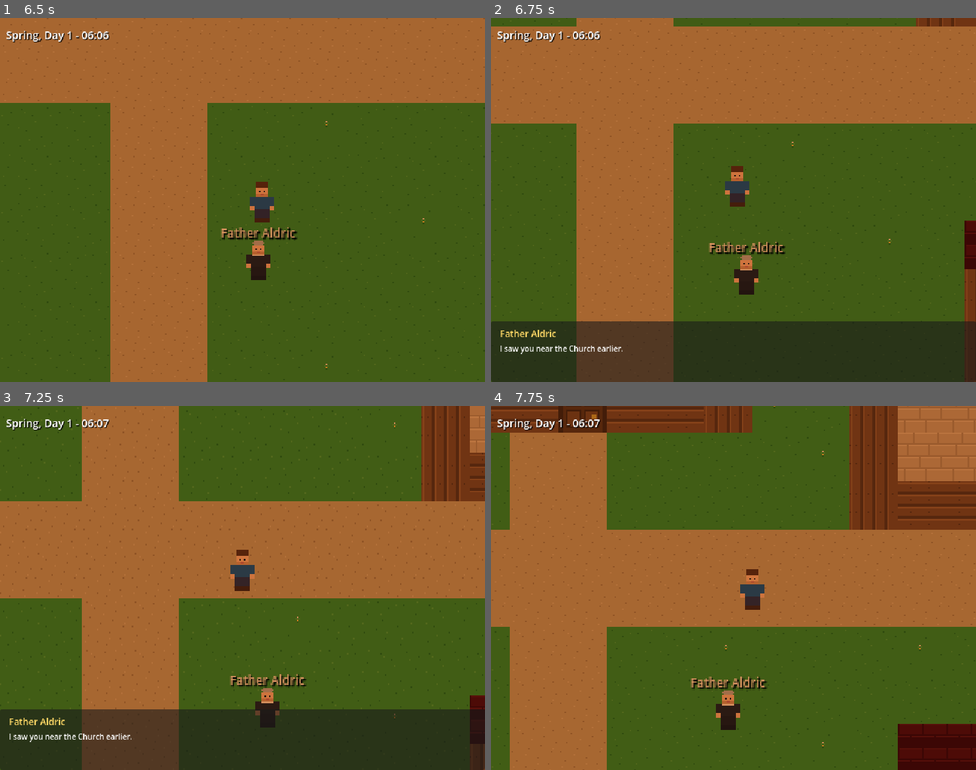
Above: before the commit, frames 1-4 (two rows, left to right).
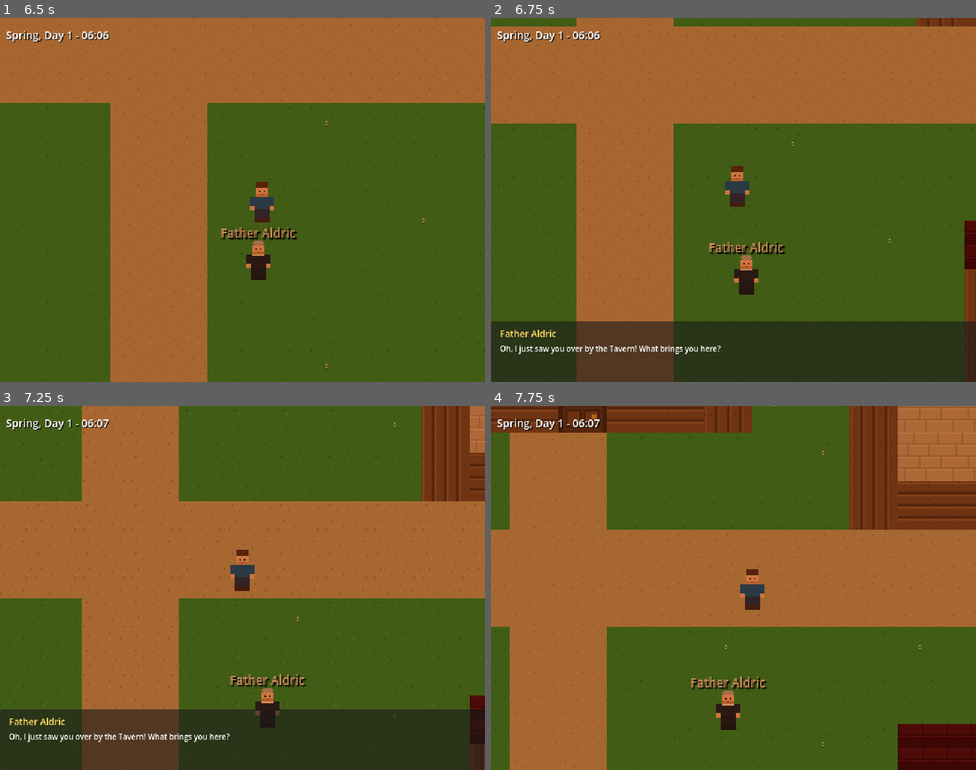
Above: after the commit, the same moments.

Repository: OmuNaman/detailed_game
Game: Godot game, scene res://scenes/world/town.tscn
The game is run twice, just before and just after one commit, with the same random seed, the same clock (stepped at 60 frames per second) and the same inputs.
Inputs:
- Up to frame 1 (6.5 s): tap Enter at 0.5 s; hold D (move_right) 0.53-1.28 s; hold E (interact) 0.53-1.28 s; hold S (move_down) 1.28-2.03 s; tap E (interact) every 1.5 s from 1.35 to 5.85 s; hold D (move_right) 2.03-2.78 s; hold E (interact) 2.03-2.78 s; hold W (move_up) 2.78-3.53 s; hold E (interact) 3.53-4.28 s; hold A (move_left) 3.53-5.03 s; tap F7 (quicksave, bound only after the commit) at 4.15 s; hold S (move_down) 5.03-5.78 s; hold E (interact) 5.03-5.78 s; hold D (move_right) from 5.78 s (still down)
- Up to frame 2 (6.75 s): release D (move_right) at 6.53 s; hold W (move_up) from 6.53 s (still down); hold E (interact) from 6.53 s (still down)
- Up to frame 3 (7.25 s): keep holding W (move_up); keep holding E (interact)
- Up to frame 4 (7.75 s): release W (move_up) at 7.28 s; release E (interact) at 7.28 s; hold D (move_right) from 7.28 s (still down); tap E (interact) at 7.35 s

Frame 1 is identical in both runs. In frame 2, 0.5% of the frame differs, in the area x 1-48%, y 89-93%; in frame 3, 0.5%; in frame 4, nothing differs.

Commit message:
feat: add Memory Stream system replacing flat observation array
Implements Stanford Generative Agents Pillar 1 — scored memory storage
and retrieval with recency + importance + relevance (cosine similarity).
Memories persist across sessions via user://npc_memories.json.

- MemoryStream class (RefCounted): 200-cap, smart eviction, serialize/deserialize
- EmbeddingClient autoload: Gemini gemini-embedding-001, request queue, offline fallback
- Dual location tracking: observer_location + observed_near fixes devlog 012 quirk
- Time-aware dialogue: NPCs reference how long ago they saw you
- Periodic perception scan every 30 game-min for already-overlapping bodies
- F5 quicksave, auto-save on quit, auto-load on start
- Debug overlay shows memory count + top 3 recent memories

Co-Authored-By: Claude Opus 4.6 <noreply@anthropic.com>

Diff:
--- a/project.godot
+++ b/project.godot
@@ -24,6 +24,7 @@
 
 EventBus="*res://scripts/core/event_bus.gd"
 GameClock="*res://scripts/core/game_clock.gd"
+EmbeddingClient="*res://scripts/llm/embedding_client.gd"
 
 [display]
 
@@ -65,6 +66,11 @@
 , Object(InputEventKey,"resource_local_to_scene":false,"resource_name":"","device":-1,"window_id":0,"alt_pressed":false …(186 unchanged characters)…
 ]
 }
+quicksave={
+"deadzone": 0.5,
+"events": [Object(InputEventKey,"resource_local_to_scene":false,"resource_name":"","device":-1,"window_id":0,"alt_pressed":false,"shift_pressed":false,"ctrl_pressed":false,"meta_pressed":false,"pressed":false,"keycode":0,"physical_keycode":4194338,"key_label":0,"unicode":0,"location":0,"echo":false,"script":null)
+]
+}
 
 [rendering]
 
--- /dev/null
+++ b/scripts/llm/embedding_client.gd
@@ -0,0 +1,120 @@
+extends Node
+## Calls Gemini gemini-embedding-001 to embed text into 768-dim vectors.
+## Falls back gracefully if API unavailable. Serializes requests via queue.
+
+const MODEL: String = "gemini-embedding-001"
+const API_URL: String = "https://generativelanguage.googleapis.com/v1beta/models/"
+const EMBEDDING_DIM: int = 768
+
+var _api_key: String = ""
+var _http: HTTPRequest
+var _pending_callbacks: Array[Callable] = []
+var _request_queue: Array[Dictionary] = []  # {text: String, callback: Callable}
+var _is_requesting: bool = false
+
+
+func _ready() -> void:
+	_load_api_key()
+	_http = HTTPRequest.new()
+	add_child(_http)
+	_http.request_completed.connect(_on_request_completed)
+
+
+func _load_api_key() -> void:
+	var file := FileAccess.open("user://.env", FileAccess.READ)
+	if file:
+		_api_key = file.get_line().strip_edges()
+		if _api_key != "":
+			print("[EmbeddingClient] API key loaded from user://.env")
+		else:
+			push_warning("EmbeddingClient: .env file is empty — embeddings disabled")
+	else:
+		push_warning("EmbeddingClient: No API key found at user://.env — embeddings disabled")
+
+
+func has_api_key() -> bool:
+	return _api_key != ""
+
+
+func embed_text(text: String, callback: Callable) -> void:
+	## Embeds text and calls callback(embedding: PackedFloat32Array).
+	## If no API key or request fails, callback receives empty PackedFloat32Array().
+	if _api_key == "":
+		callback.call(PackedFloat32Array())
+		return
+
+	# Queue the request
+	_request_queue.append({"text": text, "callback": callback})
+
+	# Process immediately if nothing in flight
+	if not _is_requesting:
+		_process_next_request()
+
+
+func _process_next_request() -> void:
+	if _request_queue.is_empty():
+		_is_requesting = false
+		return
+
+	_is_requesting = true
+	var item: Dictionary = _request_queue.pop_front()
+	var text: String = item["text"]
+	var callback: Callable = item["callback"]
+	_pending_callbacks.append(callback)
+
+	var url: String = API_URL + MODEL + ":embedContent?key=" + _api_key
+	var body: Dictionary = {
+		"model": "models/" + MODEL,
+		"content": {"parts": [{"text": text}]},
+		"outputDimensionality": EMBEDDING_DIM,
+	}
+	var json_body: String = JSON.stringify(body)
+	var headers: PackedStringArray = ["Content-Type: application/json"]
+	var err: Error = _http.request(url, headers, HTTPClient.METHOD_POST, json_body)
+	if err != OK:
+		push_warning("EmbeddingClient: HTTP request failed: %s" % error_string(err))
+		if not _pending_callbacks.is_empty():
+			var cb: Callable = _pending_callbacks.pop_back()
+			cb.call(PackedFloat32Array())
+		# Try next in queue
+		_process_next_request()
+
+
+func _on_request_completed(_result: int, code: int, _headers: PackedStringArray, body: PackedByteArray) -> void:
+	if _pending_callbacks.is_empty():
+		_process_next_request()
+		return
+
+	var cb: Callable = _pending_callbacks.pop_front()
+
+	if code != 200:
+		push_warning("EmbeddingClient: API returned %d" % code)
+		cb.call(PackedFloat32Array())
+		_process_next_request()
+		return
+
+	var json := JSON.new()
+	var parse_err: Error = json.parse(body.get_string_from_utf8())
+	if parse_err != OK:
+		push_warning("EmbeddingClient: Failed to parse response")
+		cb.call(PackedFloat32Array())
+		_process_next_request()
+		return
+
+	# Response format: {"embedding": {"values": [0.1, 0.2, ...]}}
+	var values: Array = json.data.get("embedding", {}).get("values", [])
+	if values.is_empty():
+		push_warning("EmbeddingClient: No embedding values in response")
+		cb.call(PackedFloat32Array())
+		_process_next_request()
+		return
+
+	var embedding := PackedFloat32Array()
+	embedding.resize(values.size())
+	for i: int in range(values.size()):
+		embedding[i] = values[i]
+
+	cb.call(embedding)
+
+	# Process next queued request
+	_process_next_request()
--- /dev/null
+++ b/scripts/npc/memory_stream.gd
@@ -0,0 +1,233 @@
+class_name MemoryStream
+extends RefCounted
+## Scored memory storage and retrieval system inspired by Stanford Generative Agents.
+## Each NPC holds one instance. Pure data class — no signals, no process loop.
+
+var memories: Array[Dictionary] = []
+const MAX_MEMORIES: int = 200
+
+
+# --- Core operations ---
+
+func add_memory(description: String, type: String, actor: String,
+		participants: Array[String], observer_location: String,
+		observed_near: String, importance: float, valence: float,
+		embedding: PackedFloat32Array = PackedFloat32Array()) -> Dictionary:
+	## Creates a new memory record, appends it, enforces cap, returns the record.
+	var record: Dictionary = {
+		"description": description,
+		"type": type,
+		"actor": actor,
+		"participants": participants,
+		"observer_location": observer_location,
+		"observed_near": observed_near,
+		"game_time": GameClock.total_minutes,
+		"importance": clampf(importance, 1.0, 10.0),
+		"emotional_valence": clampf(valence, -1.0, 1.0),
+		"embedding": embedding,
+		"last_accessed": GameClock.total_minutes,
+		"access_count": 0,
+	}
+
+	# Evict lowest-value memory if at capacity
+	if memories.size() >= MAX_MEMORIES:
+		_evict_one()
+
+	memories.append(record)
+	return record
+
+
+func retrieve(query_embedding: PackedFloat32Array, current_time: int,
+		count: int = 5) -> Array[Dictionary]:
+	## Core retrieval algorithm. Scores every memory using:
+	##   recency + importance + relevance (equal weights)
+	if memories.is_empty():
+		return []
+
+	var scored: Array[Dictionary] = []
+	for mem: Dictionary in memories:
+		var hours_since: float = maxf((current_time - mem.get("game_time", 0)) / 60.0, 0.0)
+		var recency: float = pow(0.99, hours_since)
+		var importance_score: float = mem.get("importance", 1.0) / 10.0
+		var relevance: float = cosine_similarity(query_embedding, mem.get("embedding", PackedFloat32Array()))
+		var final_score: float = (recency * 1.0) + (importance_score * 1.0) + (relevance * 1.0)
+		scored.append({"memory": mem, "score": final_score})
+
+	scored.sort_custom(func(a: Dictionary, b: Dictionary) -> bool:
+		return a["score"] > b["score"]
+	)
+
+	var results: Array[Dictionary] = []
+	var limit: int = mini(count, scored.size())
+	for i: int in range(limit):
+		var mem: Dictionary = scored[i]["memory"]
+		mem["last_accessed"] = current_time
+		mem["access_count"] = mem.get("access_count", 0) + 1
+		results.append(mem)
+
+	return results
+
+
+func retrieve_by_keywords(keywords: Array[String], current_time: int,
+		count: int = 5) -> Array[Dictionary]:
+	## Fallback when embeddings unavailable. Relevance = keyword match ratio.
+	if memories.is_empty() or keywords.is_empty():
+		return []
+
+	var scored: Array[Dictionary] = []
+	for mem: Dictionary in memories:
+		var hours_since: float = maxf((current_time - mem.get("game_time", 0)) / 60.0, 0.0)
+		var recency: float = pow(0.99, hours_since)
+		var importance_score: float = mem.get("importance", 1.0) / 10.0
+
+		# Keyword matching — count how many keywords appear in description
+		var desc_lower: String = mem.get("description", "").to_lower()
+		var match_count: int = 0
+		for kw: String in keywords:
+			if desc_lower.contains(kw.to_lower()):
+				match_count += 1
+		var relevance: float = float(match_count) / float(keywords.size())
+
+		var final_score: float = (recency * 1.0) + (importance_score * 1.0) + (relevance * 1.0)
+		scored.append({"memory": mem, "score": final_score})
+
+	scored.sort_custom(func(a: Dictionary, b: Dictionary) -> bool:
+		return a["score"] > b["score"]
+	)
+
+	var results: Array[Dictionary] = []
+	var limit: int = mini(count, scored.size())
+	for i: int in range(limit):
+		var mem: Dictionary = scored[i]["memory"]
+		mem["last_accessed"] = current_time
+		mem["access_count"] = mem.get("access_count", 0) + 1
+		results.append(mem)
+
+	return results
+
+
+func get_recent(count: int = 10) -> Array[Dictionary]:
+	## Most recent memories by game_time descending. No scoring.
+	if memories.is_empty():
+		return []
+	var sorted_mems: Array[Dictionary] = memories.duplicate()
+	sorted_mems.sort_custom(func(a: Dictionary, b: Dictionary) -> bool:
+		return a.get("game_time", 0) > b.get("game_time", 0)
+	)
+	return sorted_mems.slice(0, mini(count, sorted_mems.size()))
+
+
+func get_by_type(type: String) -> Array[Dictionary]:
+	## Filter memories by type ("observation", "reflection", etc.)
+	var results: Array[Dictionary] = []
+	for mem: Dictionary in memories:
+		if mem.get("type", "") == type:
+			results.append(mem)
+	return results
+
+
+func get_importance_sum_since(since_time: int) -> float:
+	## Sum importance of all memories created after since_time.
+	## Used to trigger reflections (when sum > 50, NPC should reflect).
+	var total: float = 0.0
+	for mem: Dictionary in memories:
+		if mem.get("game_time", 0) > since_time:
+			total += mem.get("importance", 0.0)
+	return total
+
+
+func get_memories_about(actor: String) -> Array[Dictionary]:
+	## All memories where actor field matches or actor is in participants.
+	var results: Array[Dictionary] = []
+	for mem: Dictionary in memories:
+		if mem.get("actor", "") == actor:
+			results.append(mem)
+		elif actor in mem.get("participants", []):
+			if mem not in results:
+				results.append(mem)
+	return results
+
+
+# --- Utility ---
+
+static func cosine_similarity(a: PackedFloat32Array, b: PackedFloat32Array) -> float:
+	## Returns -1.0 to 1.0. If either array is empty, return 0.0.
+	if a.is_empty() or b.is_empty() or a.size() != b.size():
+		return 0.0
+	var dot_product: float = 0.0
+	var mag_a: float = 0.0
+	var mag_b: float = 0.0
+	for i: int in range(a.size()):
+		dot_product += a[i] * b[i]
+		mag_a += a[i] * a[i]
+		mag_b += b[i] * b[i]
+	mag_a = sqrt(mag_a)
+	mag_b = sqrt(mag_b)
+	if mag_a < 0.0001 or mag_b < 0.0001:
+		return 0.0
+	return dot_product / (mag_a * mag_b)
+
+
+func _evict_one() -> void:
+	## Remove the memory with the lowest eviction score.
+	if memories.is_empty():
+		return
+	var current_time: int = GameClock.total_minutes
+	var lowest_idx: int = 0
+	var lowest_score: float = _calculate_eviction_score(memories[0], current_time)
+	for i: int in range(1, memories.size()):
+		var score: float = _calculate_eviction_score(memories[i], current_time)
+		if score < lowest_score:
+			lowest_score = score
+			lowest_idx = i
+	memories.remove_at(lowest_idx)
+
+
+func _calculate_eviction_score(memory: Dictionary, current_time: int) -> float:
+	## Score for eviction: lowest score gets removed.
+	## importance * 0.5 + access_count * 0.3 + recency_score * 0.2
+	var importance: float = memory.get("importance", 1.0) / 10.0
+	var access: float = minf(memory.get("access_count", 0) / 10.0, 1.0)
+	var hours_since: float = maxf((current_time - memory.get("game_time", 0)) / 60.0, 0.0)
+	var recency: float = pow(0.99, hours_since)
+	return (importance * 0.5) + (access * 0.3) + (recency * 0.2)
+
+
+# --- Persistence ---
+
+func serialize() -> Dictionary:
+	## Returns all data as plain Dictionary/Array for JSON.
+	var serialized_memories: Array[Dictionary] = []
+	for mem: Dictionary in memories:
+		var s: Dictionary = mem.duplicate()
+		# Convert PackedFloat32Array to regular Array for JSON
+		var emb: PackedFloat32Array = s.get("embedding", PackedFloat32Array())
+		var emb_array: Array[float] = []
+		for v: float in emb:
+			emb_array.append(v)
+		s["embedding"] = emb_array
+		serialized_memories.append(s)
+	return {"memories": serialized_memories}
+
+
+func deserialize(data: Dictionary) -> void:
+	## Restores from serialized data.
+	memories.clear()
+	var raw_memories: Array = data.get("memories", [])
+	for raw: Dictionary in raw_memories:
+		var mem: Dictionary = raw.duplicate()
+		# Convert Array back to PackedFloat32Array
+		var emb_array: Array = mem.get("embedding", [])
+		var emb := PackedFloat32Array()
+		if not emb_array.is_empty():
+			emb.resize(emb_array.size())
+			for i: int in range(emb_array.size()):
+				emb[i] = float(emb_array[i])
+		mem["embedding"] = emb
+		# Ensure participants is an Array[String]
+		var parts: Array = mem.get("participants", [])
+		var typed_parts: Array[String] = []
+		for p: Variant in parts:
+			typed_parts.append(str(p))
+		mem["participants"] = typed_parts
+		memories.append(mem)
--- a/scripts/npc/npc_controller.gd
+++ b/scripts/npc/npc_controller.gd
@@ -1,6 +1,7 @@
 extends CharacterBody2D
 ## Controls a single NPC: schedule-driven movement between buildings.
 ## Uses AStarGrid2D waypoint-following instead of NavigationAgent2D.
+## Memory Stream replaces the old flat observation array with scored retrieval.
 
 const SPEED: float = 80.0
 const TILE_SIZE: int = 32
@@ -20,10 +21,9 @@
 var energy: float = 100.0
 var social: float = 100.0
 
-# Observation system
-var observations: Array[Dictionary] = []
+# Memory Stream (replaces old observations array)
+var memory: MemoryStream = MemoryStream.new()
 var _observation_cooldowns: Dictionary = {}  # {actor_name: last_observed_game_minute}
-const MAX_OBSERVATIONS: int = 50
 const OBSERVATION_COOLDOWN_MINUTES: int = 60
 
 # A* waypoint following
@@ -145,9 +145,48 @@
 	if (hunger < 20.0 or energy < 20.0) and _current_destination != home_building:
 		_update_destination(GameClock.hour)
 
+	# Periodic perception scan every 30 game minutes (fix for already-overlapping bodies)
+	if GameClock.total_minutes % 30 == 0:
+		_scan_perception_area()
+
 
 func get_mood() -> float:
 	return (hunger + energy + social) / 3.0
+
+
+func get_dialogue_response() -> String:
+	## Generates a context-aware response using memory retrieval.
+	## Called by player_controller.gd when player presses E.
+
+	# Emergency states take priority
+	if energy < 20.0:
+		return "*yawns* I'm exhausted... heading home to rest."
+	if hunger < 20.0:
+		return "I'm starving, need to go eat."
+
+	# Try memory-based response using player memories
+	var player_memories: Array[Dictionary] = memory.get_memories_about("Player")
+
+	if not player_memories.is_empty():
+		# Use the most recent player memory
+		var latest: Dictionary = player_memories[-1]
+		var location: String = latest.get("observed_near", latest.get("observer_location", "town"))
+		var hours_ago: int = (GameClock.total_minutes - latest.get("game_time", 0)) / 60
+		if hours_ago < 1:
+			return "Oh, I just saw you over by the %s! What brings you here?" % location
+		elif hours_ago < 12:
+			return "I saw you near the %s earlier today. How's your day going?" % location
+		else:
+			return "I remember seeing you around the %s a while back." % location
+
+	# Mood-based fallback
+	var mood: float = get_mood()
+	if mood > 70.0:
+		return "Beautiful day, isn't it? Work at the %s is going well." % workplace_building
+	elif mood > 40.0:
+		return "Just another day at the %s." % workplace_building
+	else:
+		return "I'm not feeling great today..."
 
 
 func _update_destination(hour: int) -> void:
@@ -222,32 +261,66 @@
 		return
 
 	var actor_name: String = ""
-	var importance: int = 2
-	if body.is_in_group("npcs"):
+	if body.is_in_group("player"):
+		actor_name = "Player"
+	elif body.is_in_group("npcs"):
 		actor_name = body.npc_name
-	elif body.is_in_group("player"):
-		actor_name = "Player"
-		importance = 5
 	else:
 		return
 
 	# Cooldown: don't re-observe same actor within 60 game minutes
+	var current_time: int = GameClock.total_minutes
 	if _observation_cooldowns.has(actor_name):
-		var last_time: int = _observation_cooldowns[actor_name]
-		if GameClock.total_minutes - last_time < OBSERVATION_COOLDOWN_MINUTES:
+		if current_time - _observation_cooldowns[actor_name] < OBSERVATION_COOLDOWN_MINUTES:
 			return
-
-	_observation_cooldowns[actor_name] = GameClock.total_minutes
-
-	var observation: Dictionary = {
-		"description": "Saw %s near %s" % [actor_name, _current_destination],
-		"actor": actor_name,
-		"location": _current_destination,
-		"game_time": GameClock.total_minutes,
-		"importance": importance,
-	}
-	observations.append(observation)
-
-	# Cap at max observations
-	if observations.size() > MAX_OBSERVATIONS:
-		observations.pop_front()
+	_observation_cooldowns[actor_name] = current_time
+
+	# Determine where the observed entity actually is (not where WE are)
+	var observed_location: String = _estimate_location(body.global_position)
+	var my_location: String = _current_destination
+
+	var importance: float = 2.0  # Default for NPC sightings
+	var valence: float = 0.0     # Neutral
+	if actor_name == "Player":
+		importance = 5.0
+		valence = 0.1  # Slightly positive — player is interesting
+
+	var description: String = "Saw %s near the %s" % [actor_name, observed_location]
+
+	# Create memory with async embedding
+	_add_memory_with_embedding(description, "observation", actor_name,
+		[npc_name, actor_name], my_location, observed_location, importance, valence)
+
+
+func _estimate_location(pos: Vector2) -> String:
+	## Returns the name of the nearest building to a world position.
+	var closest_name: String = "town center"
+	var closest_dist: float = INF
+	for bld_name: String in _building_positions:
+		var bld_pos: Vector2 = _building_positions[bld_name]
+		var dist: float = pos.distance_to(bld_pos)
+		if dist < closest_dist:
+			closest_dist = dist
+			closest_name = bld_name
+	return closest_name
+
+
+func _add_memory_with_embedding(description: String, type: String, actor: String,
+		participants: Array[String], observer_loc: String, observed_loc: String,
+		importance: float, valence: float) -> void:
+	## Creates the memory record immediately (with empty embedding),
+	## then fires off an async embedding request that updates in-place.
+	var mem: Dictionary = memory.add_memory(description, type, actor, participants,
+		observer_loc, observed_loc, importance, valence)
+
+	# Fire async embedding request
+	EmbeddingClient.embed_text(description, func(embedding: PackedFloat32Array) -> void:
+		mem["embedding"] = embedding
+	)
+
+
+func _scan_perception_area() -> void:
+	## Re-check bodies already inside PerceptionArea. Cooldowns prevent duplicates.
+	var perception: Area2D = $PerceptionArea
+	for body: Node2D in perception.get_overlapping_bodies():
+		_on_perception_body_entered(body)
--- a/scripts/player/player_controller.gd
+++ b/scripts/player/player_controller.gd
@@ -79,27 +79,8 @@
 	if nearest_npc == null:
 		return
 
-	var response: String = _generate_npc_response(nearest_npc)
+	var response: String = nearest_npc.get_dialogue_response()
 	_dialogue_box.show_dialogue(nearest_npc.npc_name, response)
-
-
-func _generate_npc_response(npc: Node) -> String:
-	if npc.energy < 20.0:
-		return "*yawns* I'm exhausted... heading home to rest."
-	if npc.hunger < 20.0:
-		return "I'm starving, need to go eat."
-
-	# Check if NPC has observed the player recently
-	for obs: Dictionary in npc.observations:
-		if obs.get("actor", "") == "Player":
-			return "I saw you near the %s earlier." % obs.get("location", "town")
-
-	var mood: float = npc.get_mood()
-	if mood > 70.0:
-		return "Beautiful day, isn't it? Work at the %s is going well." % npc.workplace_building
-	if mood > 40.0:
-		return "Just another day at the %s." % npc.workplace_building
-	return "I'm not feeling great today..."
 
 
 func get_facing_direction() -> Vector2:
--- a/scripts/ui/debug_overlay.gd
+++ b/scripts/ui/debug_overlay.gd
@@ -42,12 +42,23 @@
 		var energy_bar: String = _make_bar(npc.energy, "4080E8")
 		var social_bar: String = _make_bar(npc.social, "40C840")
 		var mood_val: float = npc.get_mood()
+		var mem_count: int = npc.memory.memories.size()
 
-		entry.text = "[b]%s[/b] (%s) → %s\nH:%s E:%s S:%s  Mood:%.0f  Obs:%d" % [
+		var text: String = "[b]%s[/b] (%s) → %s\nH:%s E:%s S:%s  Mood:%.0f  Mem:%d" % [
 			npc.npc_name, npc.job, npc._current_destination,
 			hunger_bar, energy_bar, social_bar,
-			mood_val, npc.observations.size()
+			mood_val, mem_count
 		]
+
+		# Show top 3 most recent memories (truncated)
+		var recent: Array[Dictionary] = npc.memory.get_recent(3)
+		for mem: Dictionary in recent:
+			var desc: String = mem.get("description", "")
+			if desc.length() > 40:
+				desc = desc.substr(0, 37) + "..."
+			text += "\n  [color=#888]%s[/color]" % desc
+
+		entry.text = text
 		_container.add_child(entry)
 
 
--- a/scripts/world/town.gd
+++ b/scripts/world/town.gd
@@ -12,6 +12,17 @@
 		player.position = town_map.get_player_spawn_position()
 
 	_spawn_npcs(town_map)
+
+
+func _notification(what: int) -> void:
+	if what == NOTIFICATION_WM_CLOSE_REQUEST:
+		_save_all_memories()
+
+
+func _unhandled_input(event: InputEvent) -> void:
+	if event.is_action_pressed("quicksave"):
+		_save_all_memories()
+		print("[SaveManager] Manual save triggered (F5)")
 
 
 func _spawn_npcs(town_map: Node2D) -> void:
@@ -41,3 +52,40 @@
 		npc.position = home_pos
 
 		add_child(npc)
+
+	# Load saved memories after all NPCs are in the scene tree
+	_load_all_memories()
+
+
+func _save_all_memories() -> void:
+	var save_data: Dictionary = {}
+	for npc: CharacterBody2D in get_tree().get_nodes_in_group("npcs"):
+		save_data[npc.npc_name] = npc.memory.serialize()
+
+	var json_string: String = JSON.stringify(save_data, "\t")
+	var save_file := FileAccess.open("user://npc_memories.json", FileAccess.WRITE)
+	if save_file:
+		save_file.store_string(json_string)
+		print("[SaveManager] Saved %d NPC memory streams" % save_data.size())
+	else:
+		push_warning("[SaveManager] Failed to open npc_memories.json for writing")
+
+
+func _load_all_memories() -> void:
+	var save_file := FileAccess.open("user://npc_memories.json", FileAccess.READ)
+	if not save_file:
+		print("[SaveManager] No saved memories found — fresh start")
+		return
+
+	var json := JSON.new()
+	var err: Error = json.parse(save_file.get_as_text())
+	if err != OK:
+		push_warning("[SaveManager] Failed to parse npc_memories.json")
+		return
+
+	var save_data: Dictionary = json.data
+	for npc: CharacterBody2D in get_tree().get_nodes_in_group("npcs"):
+		if save_data.has(npc.npc_name):
+			npc.memory.deserialize(save_data[npc.npc_name])
+			print("[SaveManager] Loaded %d memories for %s" % [
+				npc.memory.memories.size(), npc.npc_name])
Not shown, added: docs/devlog_013_memory_stream.md
